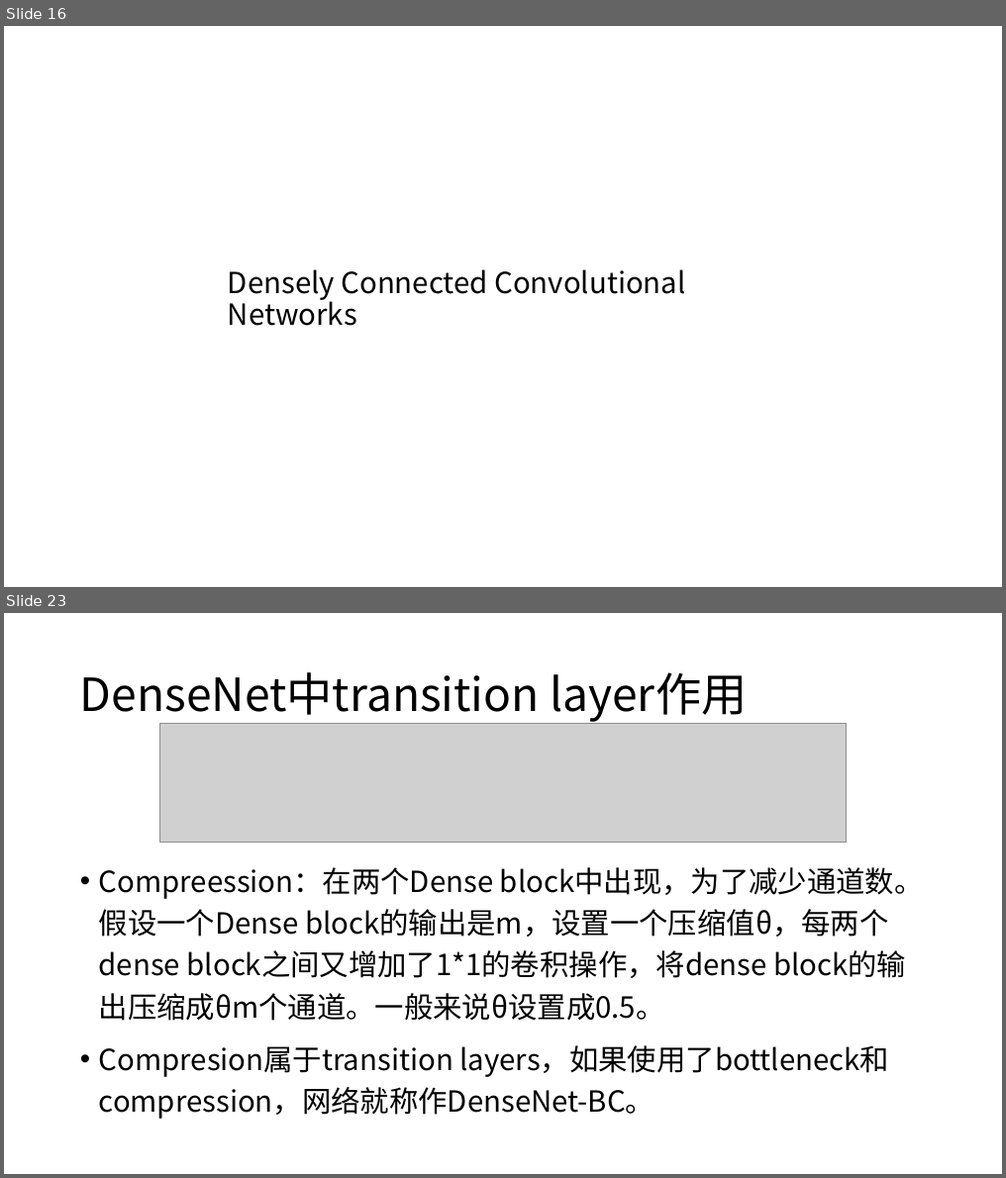
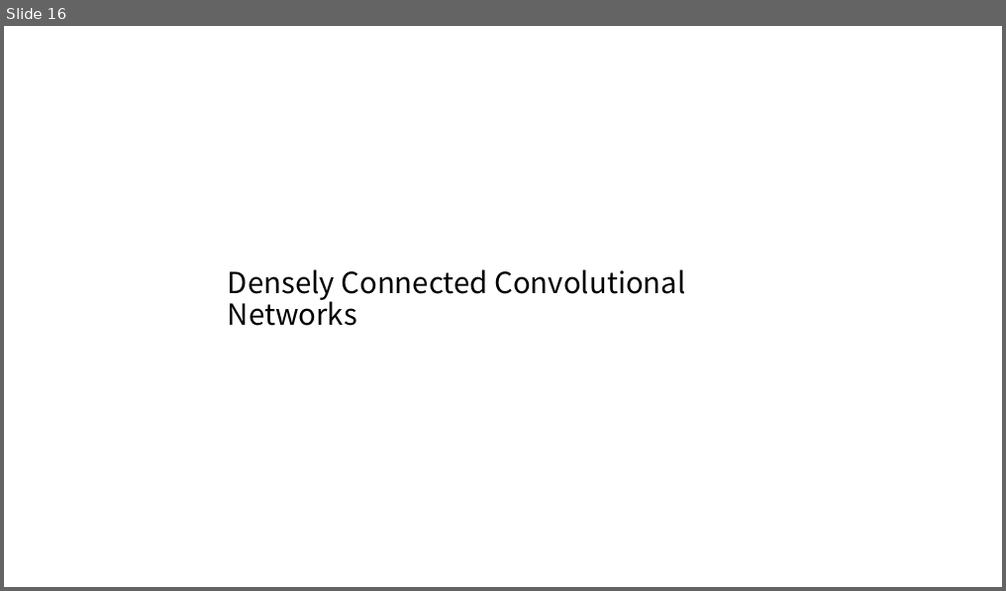
Before and after one commit to XianzhengWU/deeplearning_papernotes, a slide deck: 第二次组会_2018.10.15.pptx. Shown one above the other, each under a label of ours: slides 16 and 23 before the commit, slide 16 after it; the slides between them are not shown. The pictures are 1006x1178 and 1006x591 pixels, drawn with LibreOffice and Linux fonts; fonts in the diff are those of the drawing; grey boxes stand for pictures. Boxes give left, top, right and bottom in pixels: in the first picture for what was removed or moved away, otherwise in the second. Text is boxed around its words. In the diff, an @@ line names an element or a change of style, - is before the commit and + after.

```diff
--- a/第二次组会_2018.10.15.pptx
+++ b/第二次组会_2018.10.15.pptx
@@ slide 23 removed at (4, 613, 1002, 1174), background #FFFFFF @@
@@ title removed at (80, 672, 746, 722) @@
-DenseNet中transition layer作用
@@ picture removed at (160, 724, 846, 842) @@
@@ text removed at (99, 867, 924, 1119) @@
-• Compreession：在两个Dense block中出现，为了减少通道数。假设一个Dense block的输出是m，设置一个压缩值θ，每两个dense block之间又增加了1*1的卷积操作，将dense block的输出压缩成θm个通道。一般来说θ设置成0.5。
-• Compresion属于transition layers，如果使用了bottleneck和compression，网络就称作DenseNet-BC。
```
Also in this commit, not shown: 6 slides changed, 3 slides added, 3 other slides removed, 3 other files.
